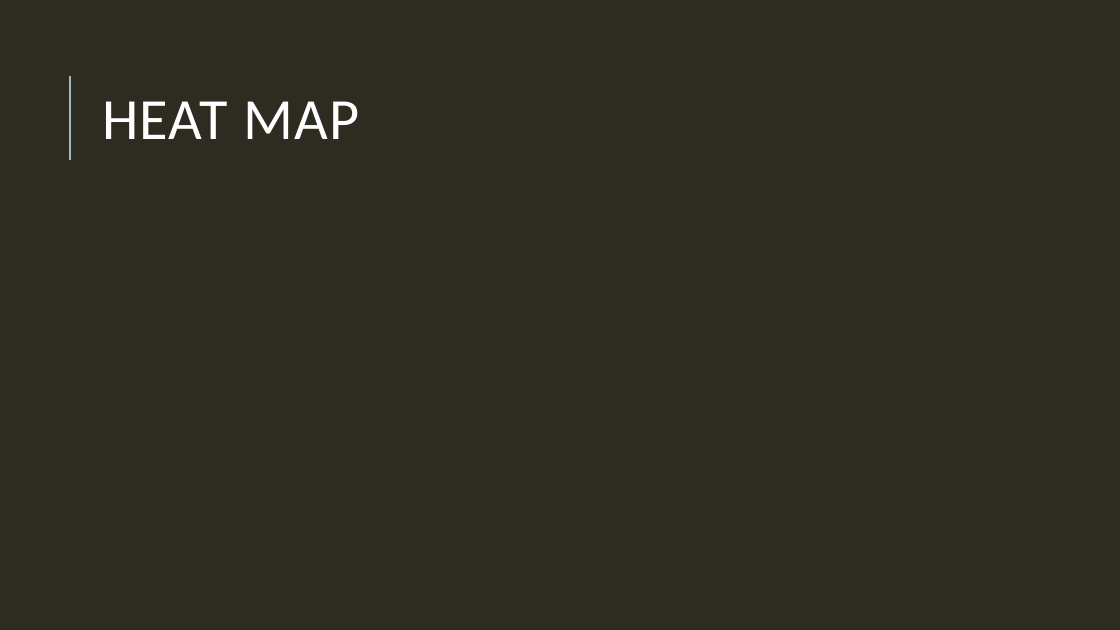
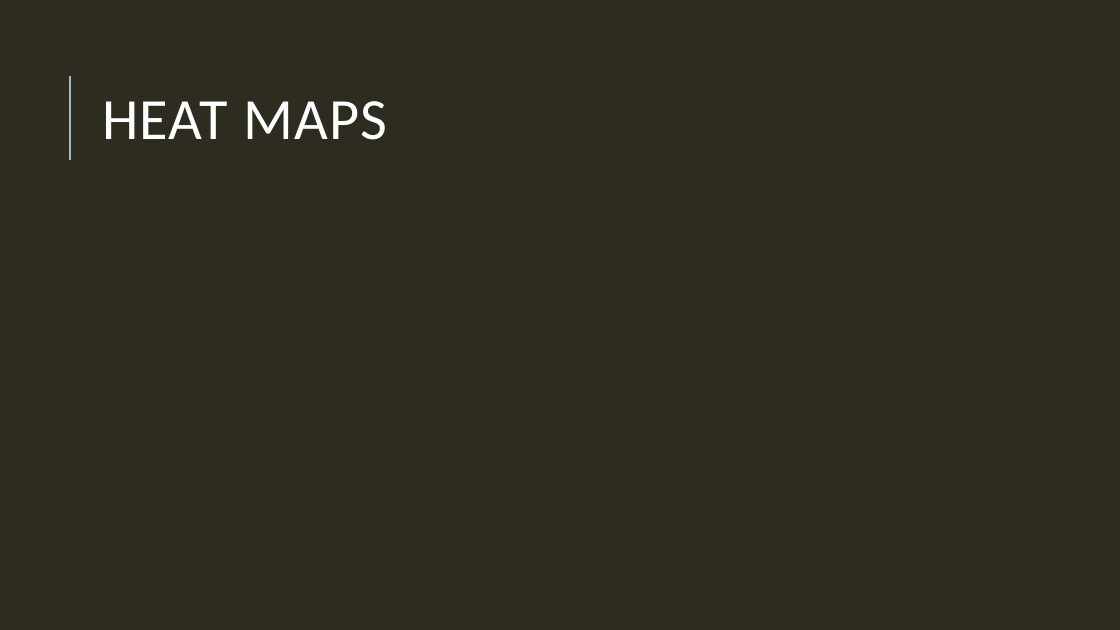
Before and after one commit to sk1990/Project_1_starbucks, a slide deck: slide 9 of Deeper dive and analysis of Starbucks locations.pptx (slide 12 before the commit). Drawn at 1120x630 pixels with LibreOffice and Linux fonts; fonts in the diff are those of the drawing. Boxes give left, top, right and bottom in pixels: in the first picture for what was removed or moved away, otherwise in the second. Text is boxed around its words. In the diff, an @@ line names an element or a change of style, - is before the commit and + after.

```diff
--- a/Deeper dive and analysis of Starbucks locations.pptx
+++ b/Deeper dive and analysis of Starbucks locations.pptx
@@ title at (102,101,387,140): text changed @@
-HEAT MAP
+HEAT MAPS
```
Also in this commit, not shown: 6 other slides changed, 1 slide added, 4 slides removed.
